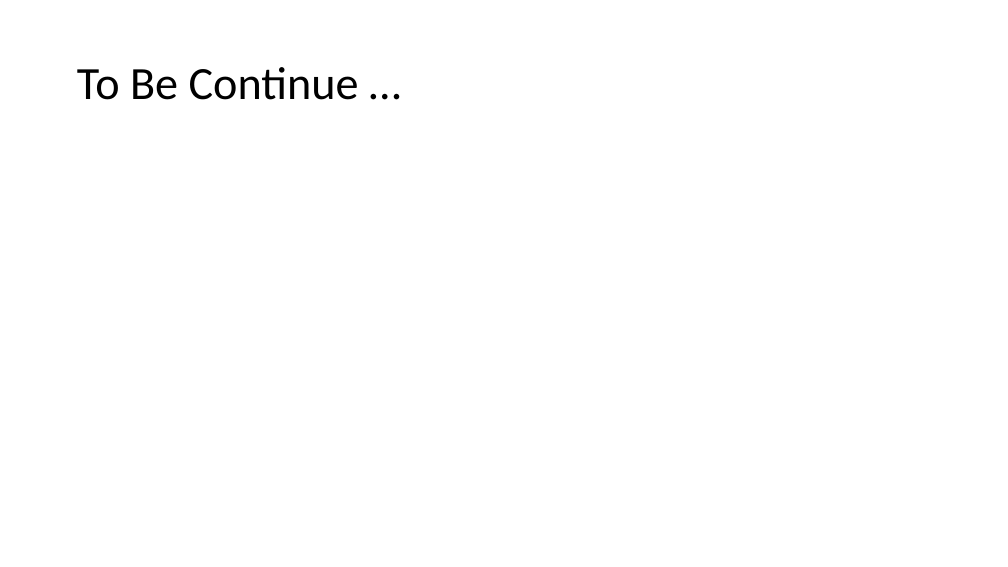
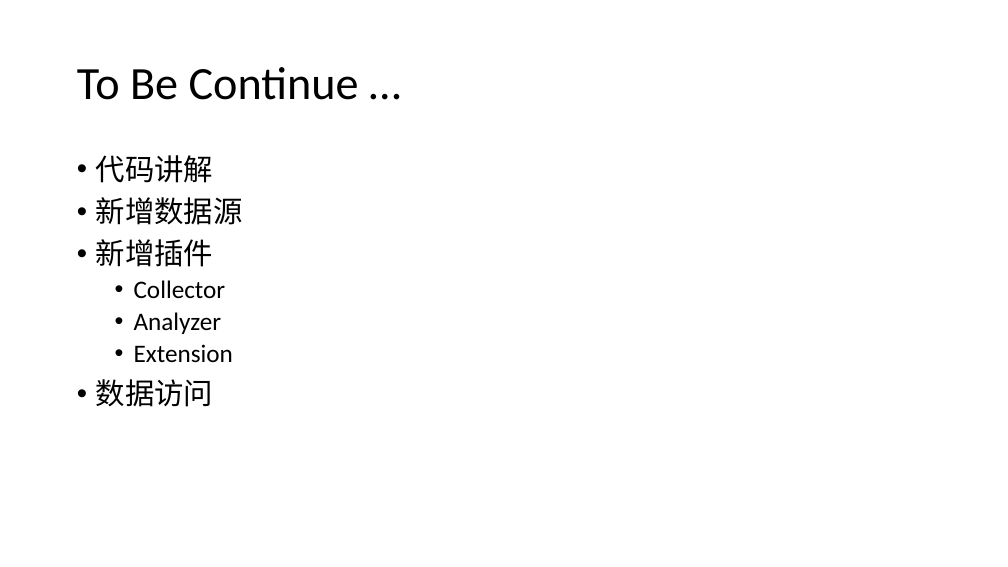
Before and after one commit to SleepySoft/StockAnalysisSystem, a slide deck: slide 10 of Doc/Presentation_Design.pptx. Drawn at 1008x567 pixels with LibreOffice and Linux fonts; fonts in the diff are those of the drawing. Boxes give left, top, right and bottom in pixels: in the first picture for what was removed or moved away, otherwise in the second. Text is boxed around its words. In the diff, an @@ line names an element or a change of style, - is before the commit and + after.

```diff
--- a/Doc/Presentation_Design.pptx
+++ b/Doc/Presentation_Design.pptx
@@ text added at (x1=96, y1=155, x2=243, y2=407), 24 pt, text #000000 @@
+• 代码讲解
+• 新增数据源
+• 新增插件
+  • Collector
+  • Analyzer
+  • Extension
+• 数据访问
```
Also in this commit, not shown: 1 other file.
